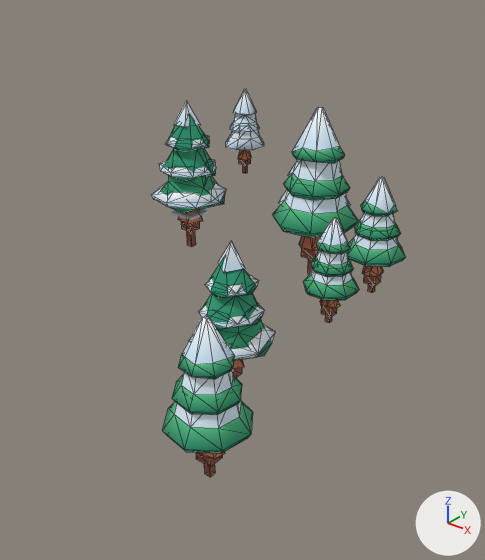
The glTF model public/assets/toycar/set-avalanche-forest-h-lite.glb as it was, and as the next commit left it.
One viewpoint serves both versions: a 50 mm lens placed at (12.83, -14.66, 7.35), pointed at (2.22, -1.39, -0.88). Arrows for +X, +Y and +Z are at lower right; the lights stay in place. The picture after the commit comes second. Mesh edges are drawn as thin lines on the coarser meshes. Where no turn or scale is listed for an object, it has been applied to the vertices. Vertices at exactly the same position are counted once.

The first picture shows 'pines' and 1 more.
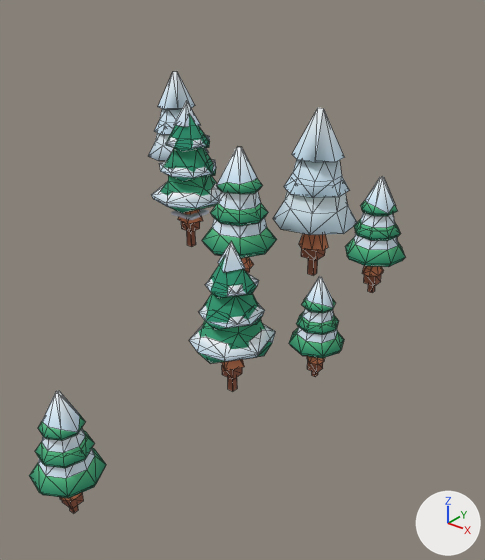
Diff of the bpy script that builds the scene:
```diff
--- a/public/assets/toycar/set-avalanche-forest-h-lite.glb.py
+++ b/public/assets/toycar/set-avalanche-forest-h-lite.glb.py
@@ me_pines @@
-me_pines.from_pydata(...)  # 890 vertices, 1548 faces; spans x -3.9..8.6, y -8.8..7.5, z -1.0..4.0
+me_pines.from_pydata(...)  # 890 vertices, 1548 faces; spans x -5.4..8.4, y -10.8..5.1, z -1.0..4.0
+# me_pines part 1: the loose piece of 24 vertices spanning x -3.9..-2.3, y 5.9..7.5, z 0.6..1.5 is turned 124.1 degrees about the z axis through its middle and scaled by 1.39, then moved by (-1.1, -2.8, 0.2)
+# me_pines part 2: the loose piece of 10 vertices spanning x -3.6..-2.6, y 6.2..7.2, z 1.9..2.9 is turned 124.1 degrees about the z axis through its middle and scaled by 1.39, then moved by (-1.1, -2.8, 0.7)
+# me_pines part 3: the loose piece of 21 vertices spanning x -3.7..-2.5, y 6.1..7.3, z 1.3..2.0 is turned 124.1 degrees about the z axis through its middle and scaled by 1.39, then moved by (-1.1, -2.8, 0.4)
+# me_pines part 4: the loose piece of 12 vertices spanning x -3.4..-2.8, y 6.4..7.0, z 0.1..0.5 is turned 124.1 degrees about the z axis through its middle and scaled by 1.39, then moved by (-1.1, -2.8, -0.1)
+# me_pines part 5: the loose piece of 32 vertices spanning x 6.1..7.3, y -3.0..-1.8, z 0.6..1.3 is turned -62.8 degrees about the z axis through its middle and scaled by 0.851, then moved by (1.1, -2.3, -0.1)
+# me_pines part 6: the loose piece of 32 vertices spanning x 6.2..7.2, y -2.9..-1.9, z 1.1..1.7 is turned -62.8 degrees about the z axis through its middle and scaled by 0.851, then moved by (1.1, -2.3, -0.1)
+# me_pines part 7: the loose piece of 22 vertices spanning x 6.3..7.1, y -2.8..-2.0, z 1.6..2.4 is turned -62.8 degrees about the z axis through its middle and scaled by 0.851, then moved by (1.1, -2.3, -0.2)
+# me_pines part 8: the loose piece of 19 vertices spanning x 6.5..6.9, y -2.6..-2.2, z 0.2..0.6 is turned -62.8 degrees about the z axis through its middle and scaled by 0.851, then moved by (1.1, -2.3, 0.0)
+# me_pines part 9: the loose piece of 32 vertices spanning x 7.0..8.6, y -8.8..-7.2, z 0.6..1.4 is turned -51.5 degrees about the z axis through its middle and scaled by 0.724, then moved by (-0.9, -2.2, -0.1)
+# me_pines part 10: the loose piece of 32 vertices spanning x 7.2..8.4, y -8.6..-7.4, z 1.2..1.8 is turned -51.5 degrees about the z axis through its middle and scaled by 0.724, then moved by (-0.9, -2.2, -0.3)
+# me_pines part 11: the loose piece of 22 vertices spanning x 7.3..8.3, y -8.5..-7.5, z 1.8..2.6 is turned -51.5 degrees about the z axis through its middle and scaled by 0.724, then moved by (-0.9, -2.2, -0.5)
+# me_pines part 12: the loose piece of 19 vertices spanning x 7.5..8.1, y -8.3..-7.7, z 0.1..0.6 is turned -51.5 degrees about the z axis through its middle and scaled by 0.724, then moved by (-0.9, -2.2, 0.1)
+# me_pines part 13: the loose piece of 8 vertices spanning x -3.3..-2.9, y 6.5..6.9, z -0.2..0.0 is moved by (-1.1, -2.8, -0.2)
+# me_pines part 14: the loose piece of 8 vertices spanning x 6.6..6.8, y -2.5..-2.3, z -0.3..2.0 is scaled about its middle by 0.851, then moved by (1.1, -2.3, 0.0)
+# me_pines part 15: the loose piece of 8 vertices spanning x 6.6..6.8, y -2.5..-2.3, z -0.1..0.2 is moved by (1.1, -2.3, 0.1)
+# me_pines part 16: the loose piece of 8 vertices spanning x 7.7..7.9, y -8.1..-7.9, z -0.5..2.2 is scaled about its middle by 0.724, then moved by (-0.9, -2.2, -0.1)
+# me_pines part 17: the loose piece of 8 vertices spanning x 7.6..8.0, y -8.2..-7.8, z -0.1..0.1 is moved by (-0.9, -2.2, 0.1)
+# me_pines part 18: 172 of 890 vertices moved; they spanned x 2.2..5.3, y -0.3..3.2, z -0.1..4.0 and now span x 2.3..5.3, y -2.6..2.1, z -0.1..4.0; mean shift (-0.2, -2.0, -0.1); largest move (3.5, 3.2, 0.7) -> (3.8, -2.2, 1.1)
+# other edits to the shape of me_pines do not show in these pictures
 me_pines.materials.append(mat_colormap_001)
```

Boxes (x1, y1, x2, y2) around the edits, measured in the pictures (485 x 560 px; the box of a moved part takes in the faces that stretch with it):
'pines', reshaped (48% wider, 14% taller): before (152, 89, 405, 477); after (29, 71, 405, 513)
part 1 of me_pines, moved or reshaped: before (226, 130, 264, 150); after (148, 133, 208, 161)
part 2 of me_pines, moved or reshaped: before (233, 89, 257, 115); after (158, 71, 195, 109)
part 3 of me_pines, moved or reshaped: before (230, 114, 260, 132); after (154, 109, 181, 135)
part 4 of me_pines, moved or reshaped (not visible afterwards): before (238, 150, 252, 160)
part 5 of me_pines, moved or reshaped: before (303, 269, 359, 300); after (289, 327, 344, 358)
part 6 of me_pines, moved or reshaped: before (311, 250, 354, 277); after (296, 308, 339, 335)
part 7 of me_pines, moved or reshaped: before (316, 218, 351, 254); after (302, 276, 335, 313)
part 8 of me_pines, moved or reshaped: before (320, 299, 340, 309); after (307, 356, 325, 364)
part 9 of me_pines, moved or reshaped: before (162, 401, 253, 453); after (29, 448, 106, 498)
part 10 of me_pines, moved or reshaped: before (172, 370, 242, 415); after (35, 428, 94, 468)
part 11 of me_pines, moved or reshaped: before (178, 316, 235, 379); after (38, 391, 85, 441)
part 12 of me_pines, moved or reshaped (mostly hidden): before (196, 452, 225, 460); after (60, 493, 81, 501)
part 13 of me_pines, moved or reshaped (not visible afterwards): before (239, 159, 251, 165)
part 14 of me_pines, moved or reshaped: before (325, 316, 332, 323); after (312, 372, 318, 377)
part 15 of me_pines, moved or reshaped: before (321, 306, 337, 317); after (307, 361, 323, 373)
part 16 of me_pines, moved or reshaped: before (204, 464, 215, 477); after (70, 505, 78, 513)
part 17 of me_pines, moved or reshaped: before (196, 453, 223, 467); after (62, 493, 84, 509)
part 18 of me_pines, moved or reshaped: before (272, 107, 359, 251); after (202, 108, 357, 269)
